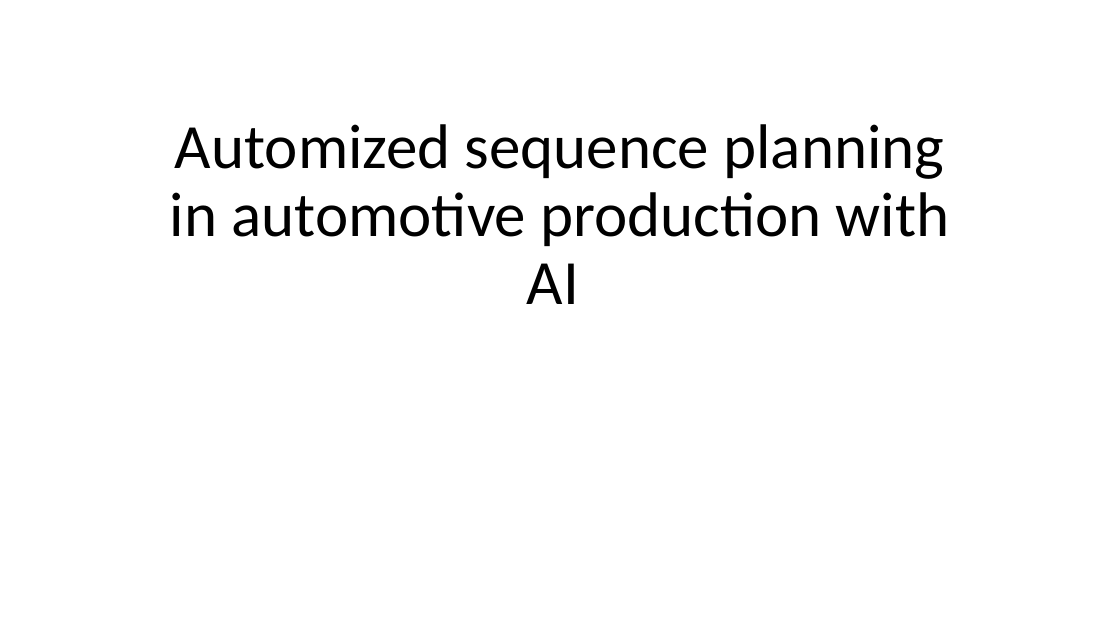
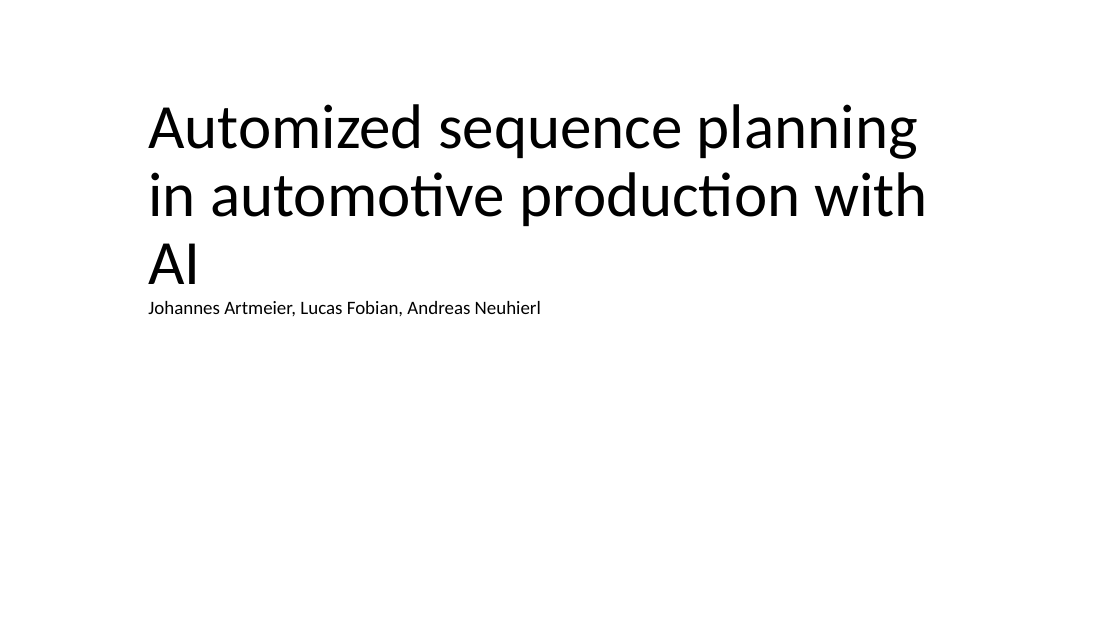
Before and after one commit to AndreasNeuhierl/InnoMgmt, a slide deck: slide 1 of desandere.pptx. Drawn at 1120x630 pixels with LibreOffice and Linux fonts; fonts in the diff are those of the drawing. Boxes give left, top, right and bottom in pixels: in the first picture for what was removed or moved away, otherwise in the second. Text is boxed around its words. In the diff, an @@ line names an element or a change of style, - is before the commit and + after.

Commit message:
authors added

```diff
--- a/desandere.pptx
+++ b/desandere.pptx
@@ title at box(148, 104, 929, 316): text changed @@
-Automized sequence planning in automotive production with AI
+Automized sequence planning in automotive production with AI
+Johannes Artmeier, Lucas Fobian, Andreas Neuhierl
```
